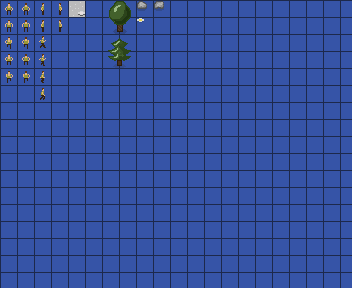
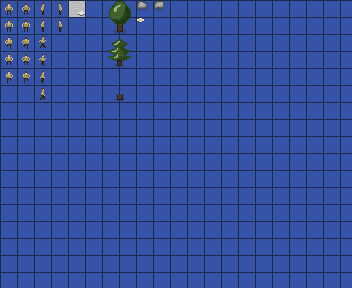
Two versions of the same layered image (352 x 288). Layer-by-layer changes:
renamed "Layer 9" to "Layer 10", painted on it over [115, 94, 125, 101]
